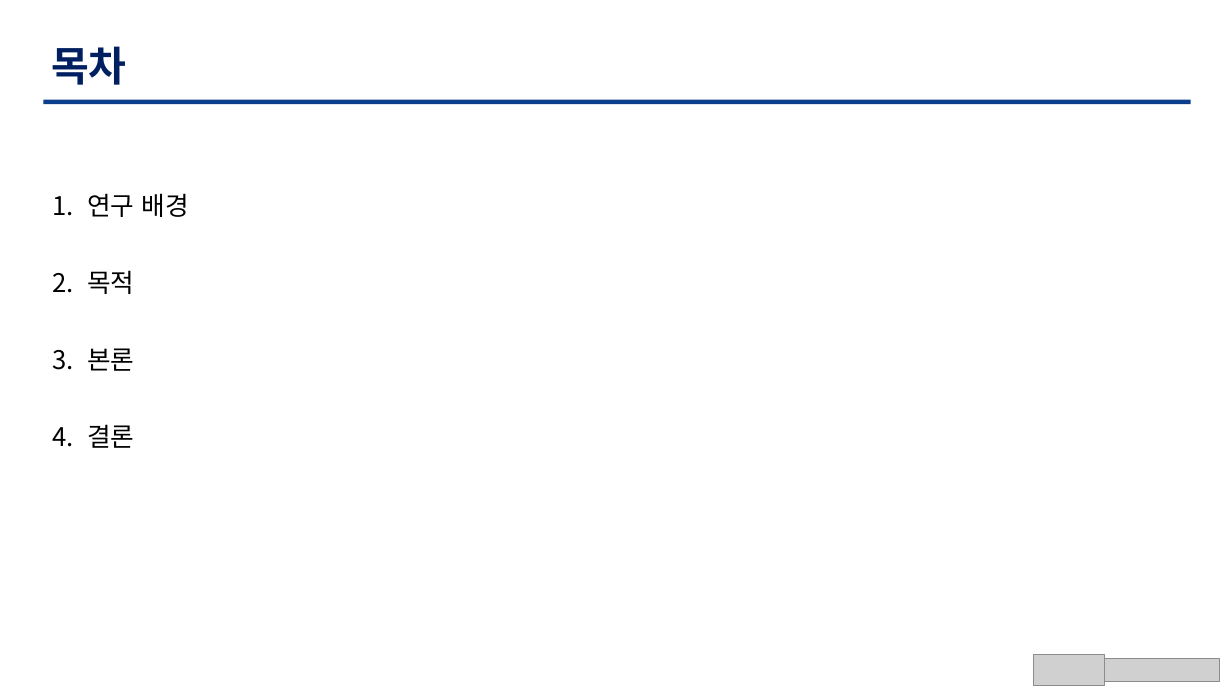
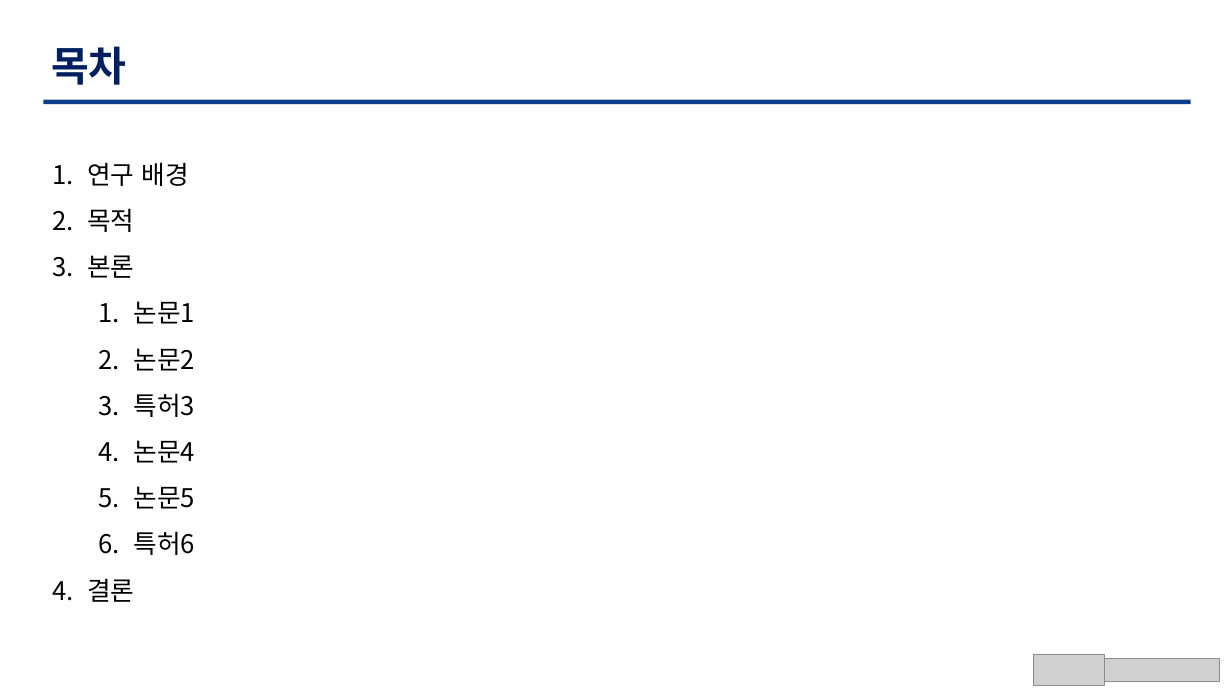
Before and after one commit to TaegyuHan/Solar_radiation_prediction_model, a slide deck: slide 2 of KICS_PT/[KICS] 동향 poster.pptx. Drawn at 1232x693 pixels with LibreOffice and Linux fonts; fonts in the diff are those of the drawing; grey boxes stand for pictures. Boxes give left, top, right and bottom in pixels: in the first picture for what was removed or moved away, otherwise in the second. Text is boxed around its words. In the diff, an @@ line names an element or a change of style, - is before the commit and + after.

```diff
--- a/KICS_PT/[KICS] 동향 poster.pptx
+++ b/KICS_PT/[KICS] 동향 poster.pptx
@@ text at [87, 162, 189, 602]: line spacing 2.5 to 1.5 @@
@@ text at [133, 301, 195, 555]: paragraphs added @@
+  1. 논문1
+  2. 논문2
+  3. 특허3
+  4. 논문4
+  5. 논문5
+  6. 특허6
```
Also in this commit, not shown: 6 other slides changed, 3 slides added, 5 other files.
